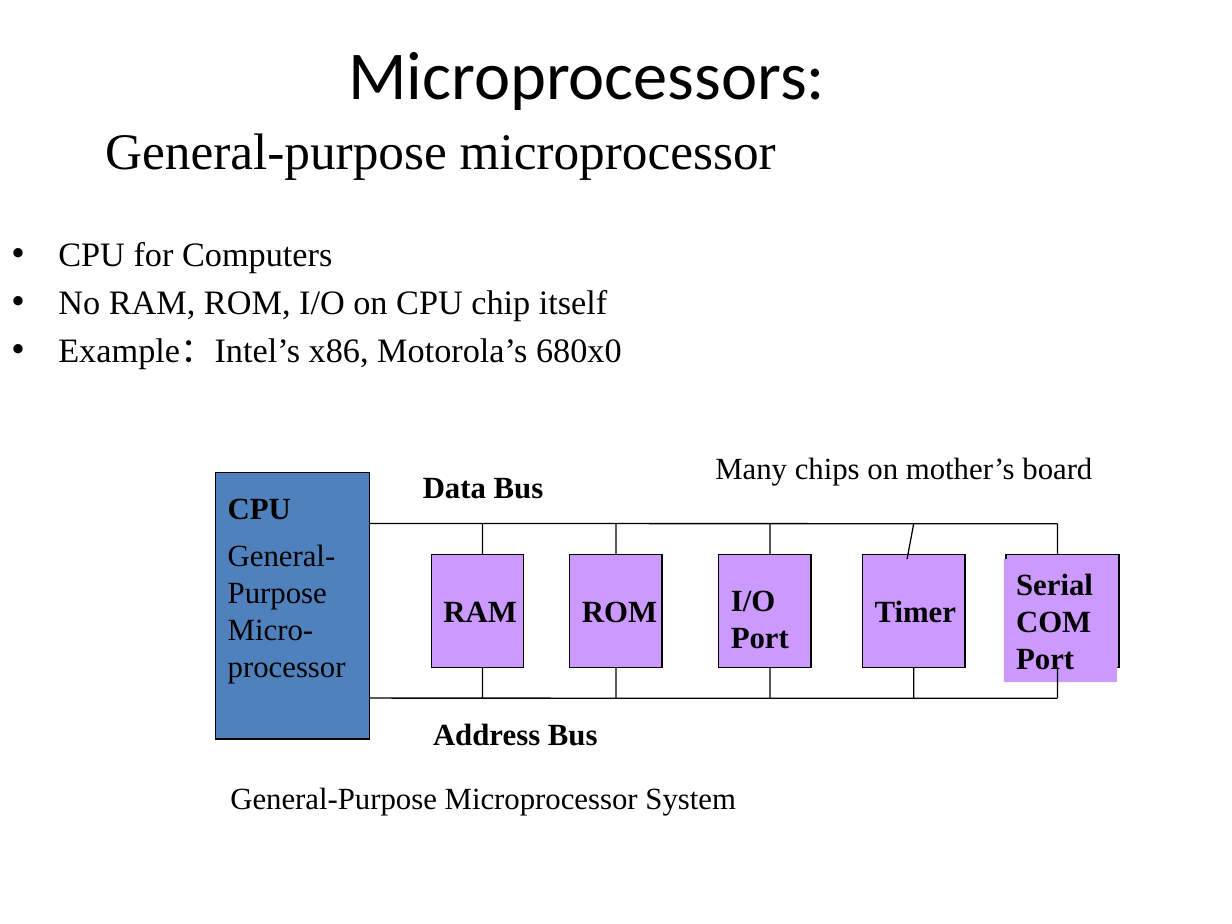
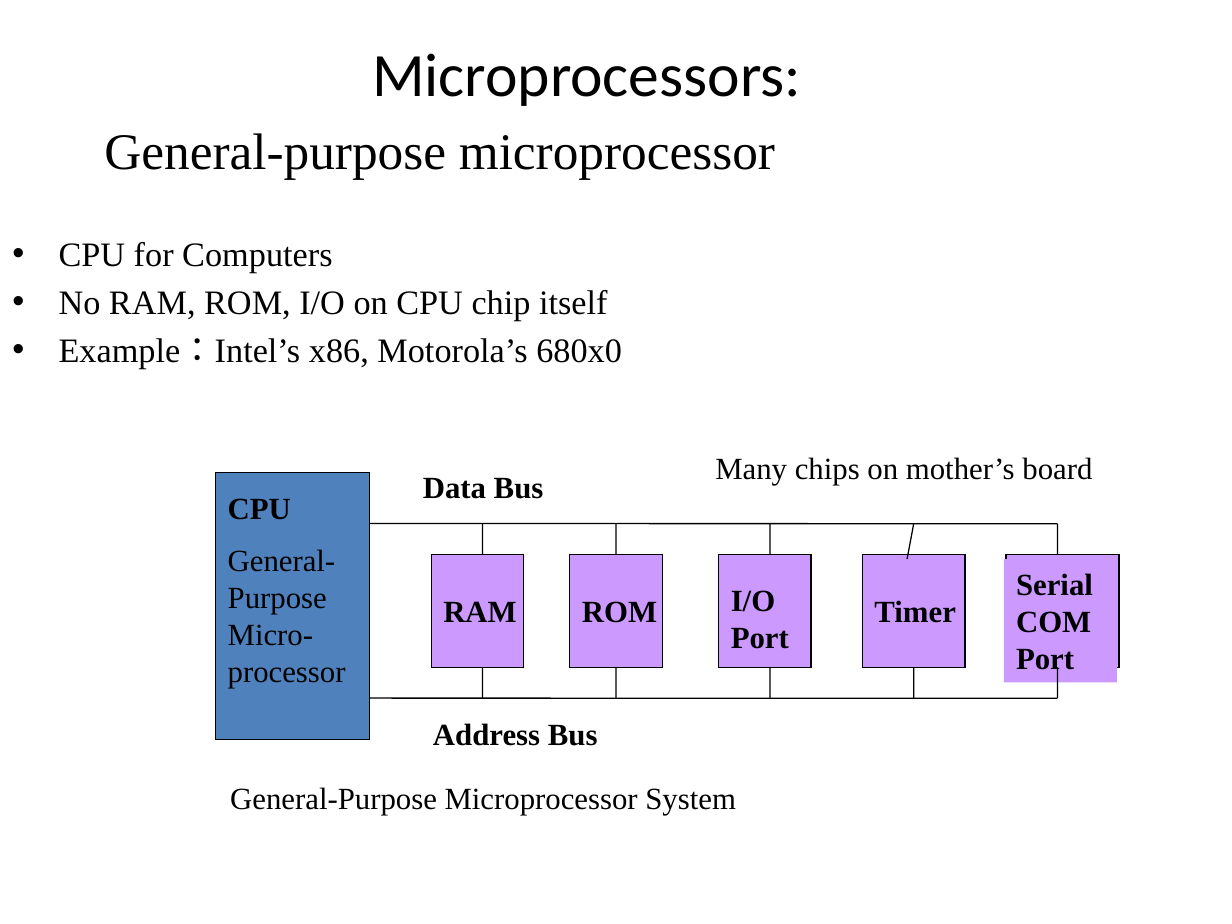
Before and after one commit to IT-GECBH/2020, a slide deck: slide 7 of resources/MICROPROCESSOR/series2/microcontroller_intro.pptx. Drawn at 1232x924 pixels with LibreOffice and Linux fonts; fonts in the diff are those of the drawing. Boxes give left, top, right and bottom in pixels: in the first picture for what was removed or moved away, otherwise in the second. Text is boxed around its words. In the diff, an @@ line names an element or a change of style, - is before the commit and + after.

Commit message:
minor changes

```diff
--- a/resources/MICROPROCESSOR/series2/microcontroller_intro.pptx
+++ b/resources/MICROPROCESSOR/series2/microcontroller_intro.pptx
@@ title "Microprocessors:" at <box>372,53,801,106</box>: size 40 to 36 pt @@
@@ text "CPU for Computers" at <box>59,242,622,369</box>: indent changed @@
@@ rectangle at <box>216,472,370,739</box>: outline #000000 0.74 pt to #000000 0.75 pt @@
@@ text "CPU" at <box>228,498,346,688</box>: more space between paragraphs @@
```
Also in this commit, not shown: 27 other slides changed.
